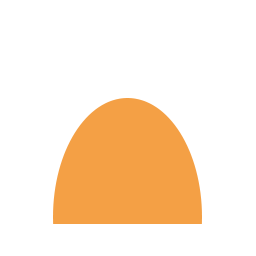
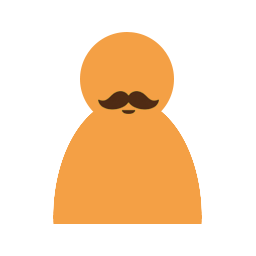
The second 256x256 image is a revision of the first. Changes to its layers:
showed group "Eyes" (10 layers) over [80, 41, 163, 99]
showed group "Mouth" (10 layers) over [78, 85, 176, 128]
showed "Mouth 7" over [98, 91, 159, 114]
showed group "Head" (1st of 2) (1 layers) over [80, 32, 174, 126]
showed group "Base" (1 layers) over [53, 32, 202, 224]
moved "Body copy" into group "Base", painted on it over [53, 98, 202, 224]
